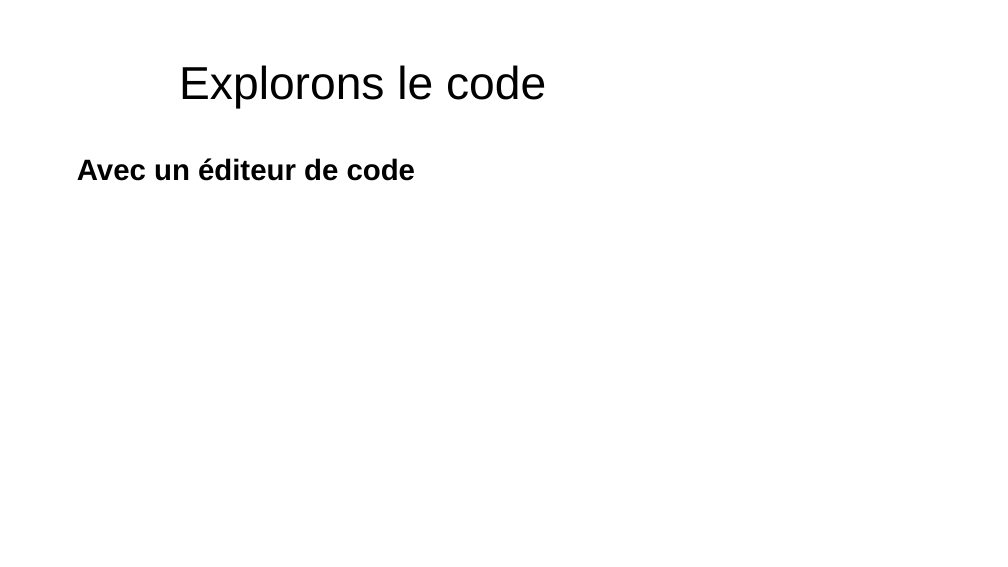
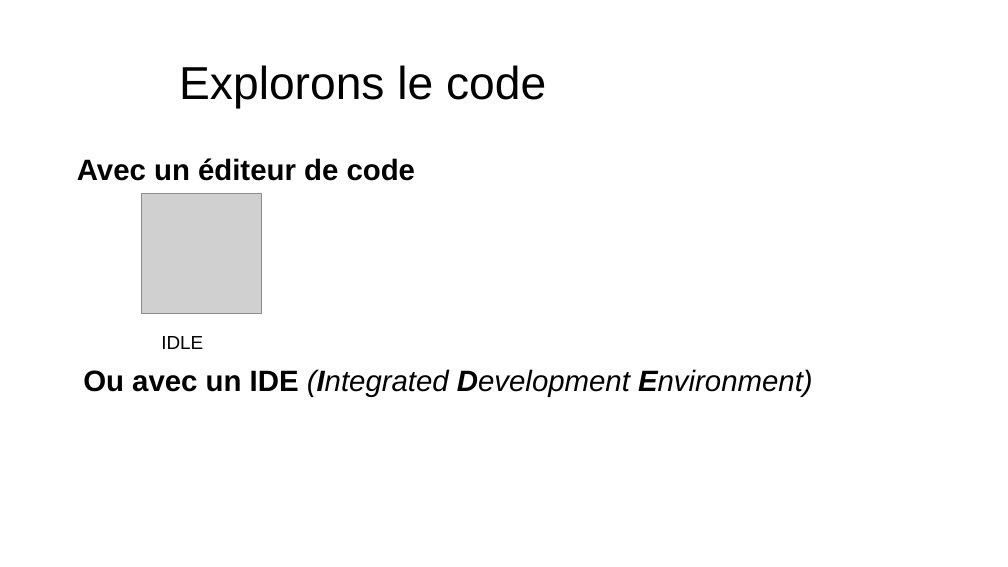
Before and after one commit to Natouche68/present-python-jeu-maths, a slide deck: slide 6 of present_python.pptx. Drawn at 1008x567 pixels with LibreOffice and Linux fonts; fonts in the diff are those of the drawing; grey boxes stand for pictures; background and template pictures are left out. Boxes give left, top, right and bottom in pixels: in the first picture for what was removed or moved away, otherwise in the second. Text is boxed around its words. In the diff, an @@ line names an element or a change of style, - is before the commit and + after.

```diff
--- a/present_python.pptx
+++ b/present_python.pptx
@@ picture added at (x1=141, y1=194, x2=262, y2=314) @@
@@ text added at (x1=161, y1=336, x2=203, y2=349), 18 pt, text #000000 @@
+IDLE
@@ text added at (x1=83, y1=369, x2=813, y2=397), 28 pt, text #000000, italic @@
+Ou avec un IDE (Integrated Development Environment)
```
